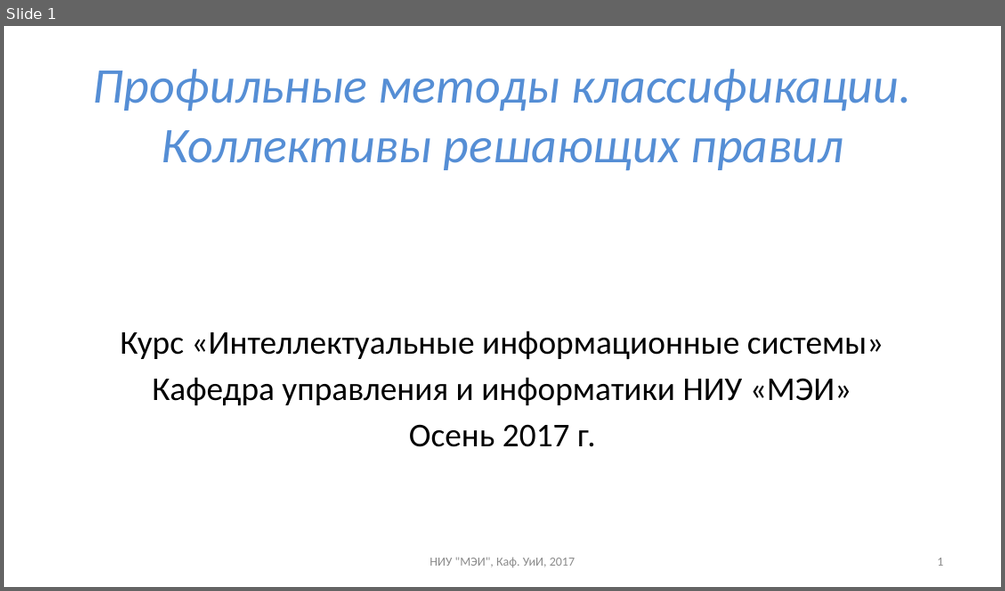
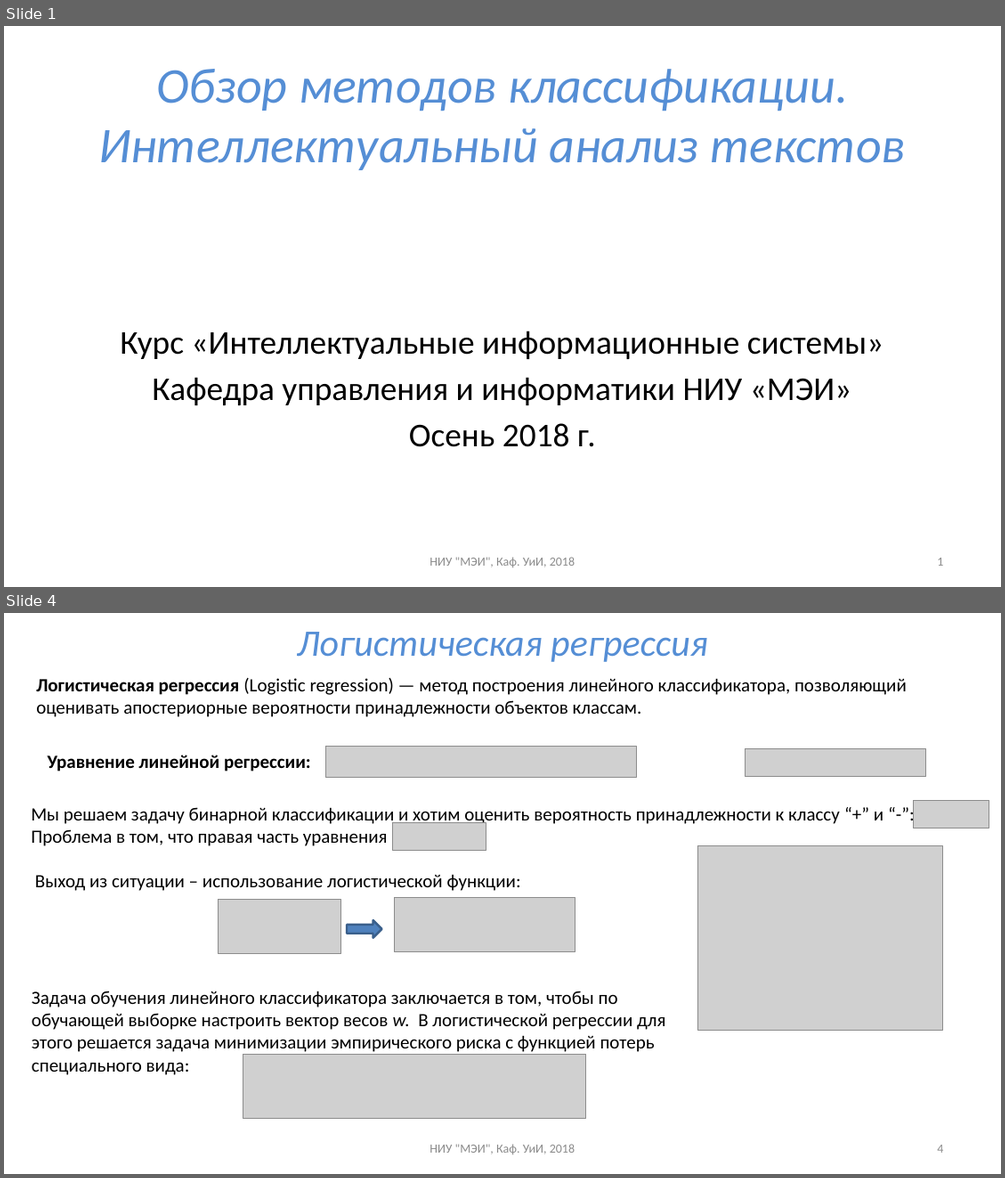
Before and after one commit to uii-mpei/uii-mpei.github.io, a slide deck: study/courses/iis/IIS_lec_4.pptx. Shown one above the other, each under a label of ours: slide 1 before the commit, slides 1 and 4 after it; the slides between them are not shown. The pictures are 1005x591 and 1005x1178 pixels, drawn with LibreOffice and Linux fonts; fonts in the diff are those of the drawing; grey boxes stand for pictures; background and template pictures are left out. Boxes give left, top, right and bottom in pixels: in the first picture for what was removed or moved away, otherwise in the second. Text is boxed around its words. In the diff, an @@ line names an element or a change of style, - is before the commit and + after.

```diff
--- a/study/courses/iis/IIS_lec_4.pptx
+++ b/study/courses/iis/IIS_lec_4.pptx
@@ slide 4 added at (4,613,1001,1174), background #FFFFFF @@
@@ title added at (297,632,708,662), 36 pt, text #558ED5, italic @@
+Логистическая регрессия
@@ text added at (36,678,906,717), 18 pt, text #000000 @@
+Логистическая регрессия (Logistic regression) — метод построения линейного классификатора, позволяющий оценивать апостериорные вероятности принадлежности объектов классам.
@@ text added at (48,755,311,771), 18 pt, text #000000, bold @@
+Уравнение линейной регрессии:
@@ picture added at (325,747,637,778) @@
@@ picture added at (745,748,926,776) @@
@@ text added at (31,807,883,891), 18 pt, text #000000 @@
+Мы решаем задачу бинарной классификации и хотим оценить вероятность принадлежности к классу “+” и “-”:
+Проблема в том, что правая часть уравнения
+Выход из ситуации – использование логистической функции:
@@ picture added at (393,822,486,850) @@
@@ picture added at (914,800,989,827) @@
@@ picture added at (697,845,942,1030) @@
@@ picture added at (218,900,340,953) @@
@@ picture added at (395,898,575,952) @@
@@ right arrow added at (347,920,381,938), fill #4F81BD, outline #3A5F8C 2 pt @@
@@ text added at (32,990,665,1075), 18 pt, text #000000 @@
+Задача обучения линейного классификатора заключается в том, чтобы по обучающей выборке настроить вектор весов w. В логистической регрессии для этого решается задача минимизации эмпирического риска с функцией потерь специального вида:
@@ picture added at (243,1054,586,1118) @@
@@ text added at (429,1143,574,1154), 12 pt, text #8C8C8C @@
+НИУ "МЭИ", Каф. УиИ, 2018
@@ page number added at (937,1144,943,1152), 12 pt, text #8C8C8C @@
+4
@@ slide 1 changed as well @@
@@ title at (99,69,906,170): text changed @@
-Профильные методы классификации.
-Коллективы решающих правил
+Обзор методов классификации.
+Интеллектуальный анализ текстов
@@ text at (409,423,596,447): text changed @@
-Осень 2017 г.
+Осень 2018 г.
@@ text at (429,556,574,567): text changed @@
-НИУ "МЭИ", Каф. УиИ, 2017
+НИУ "МЭИ", Каф. УиИ, 2018
```
Also in this commit, not shown: 22 other slides added, 19 slides removed, 1 other file.
